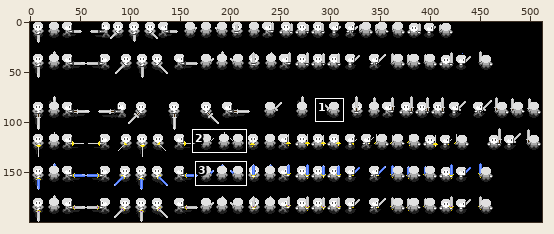
Edited in one commit: sprite sheet (res/VISUAL_DATA/PLAYER/PLAYER_MALE/player_male_swordsheet_noarmor.png). The picture above shows the old version from afar; the outline marks the close-up.
Close-up. Before the commit:
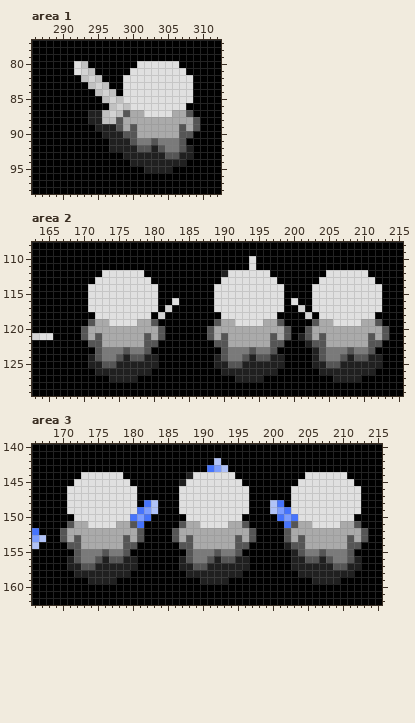
The file is 512x200 pixels. Colours within 5 levels of each other are drawn and written as one. Shown: area 1: x 286..312, y 77..98; area 2: x 163..215, y 108..129; area 3: x 166..215, y 140..162. The commit also changed other parts of the picture, which this record leaves out.
And afterwards:
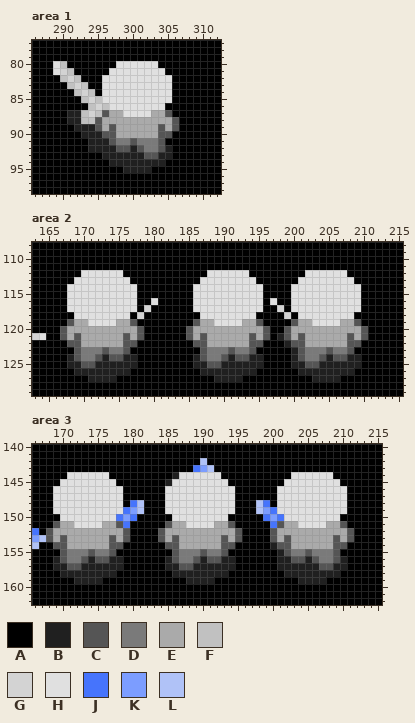
Palette (. is transparent): A #000000  B #202020  C #555555  D #7a7a7a  E #aaaaaa  F #c1c1c1  G #d3d3d3  H #e0e0e0  J #4674fc  K #7c9dff  L #b0c2f7
Diff:
Area 1:
y 80: x 289..290 AA -> HF; x 292..293 HF -> AA; x 298..300 AAA -> HHH; x 304..306 HHH -> AAA
y 81: x 289..294 AAAHGF -> HGFAAA; x 297..299 AAA -> HHH; x 305..307 HHH -> AAA
y 82: x 290..298 AAAFGFAAA -> FGFAAAHHH; x 306..308 HHH -> AAA
y 83: x 291..298 AAAFGFAA -> FGFAAHHH; x 306..308 HHH -> AAA
y 84: x 292..298 AAAFGFA -> FGFAHHH; x 306..308 HHH -> AAA
y 85: x 293..298 AAAFGF -> FGFHHH; x 306..308 HHH -> AAA
y 86: x 294..299 AAAFGF -> FGFHHH; x 305..307 HHH -> AAA
y 87: x 291..301 AAABBFGFCEE -> BBFGFCEEHHH; x 303..308 HHHEEC -> EECAAA
y 88: x 291..298 AAABBFFC -> BBFFCEEE; x 306..309 EEEC -> CAAA
y 89: x 292..298 AAABBBC -> BBBCECE; x 300 C -> E; x 304 E -> C; x 306..309 ECEC -> CAAA
y 90: x 293..300 AAABBBCC -> BBBCCEEE; x 304..308 EEECC -> CCAAA
y 91: x 294..299 AAABBB -> BBBCDD; x 303..307 CDDDC -> DCAAA
y 92: x 294..296 AAA -> BBB; x 298..299 BB -> CC; x 302..303 CB -> DD; x 305..308 DDCB -> BAAA
y 93: x 296..298 AAA -> BBB; x 302..303 BB -> CC; x 305..308 CCBB -> BAAA
y 94: x 297..299 AAA -> BBB; x 305..307 BBB -> AAA
y 95: x 299..301 AAA -> BBB; x 303..305 BBB -> AAA
Area 2:
y 110..111: x 194 H -> A
y 112: x 170..172 AAA -> HHH; x 176..178 HHH -> AAA; x 188..190 AAB -> HHH; x 194..196 HHH -> AAA; x 202..204 AAA -> HHH; x 208..210 HHH -> AAA
y 113: x 169..171 AAA -> HHH; x 177..179 HHH -> AAA; x 187..189 AAA -> HHH; x 195..197 HHH -> AAA; x 201..203 AAA -> HHH; x 209..211 HHH -> AAA
y 114..115: x 168..170 AAA -> HHH; x 178..180 HHH -> AAA; x 186..188 AAA -> HHH; x 196..198 HHH -> AAA; x 200..202 AAA -> HHH; x 210..212 HHH -> AAA
y 116: x 168..170 AAA -> HHH; x 178..179 HH -> AA; x 183 H -> A; x 186..188 AAA -> HHH; x 196 H -> A; x 198 H -> A; x 201..202 AA -> HH; x 210..212 HHH -> AAA
y 117: x 168..170 AAA -> HHH; x 178..180 HHH -> AGA; x 182 G -> A; x 186..188 AAA -> HHH; x 196..198 HHH -> AAG; x 200..202 AGA -> HHH; x 210..212 HHH -> AAA
y 118: x 169..171 AAA -> HHH; x 177..179 HHH -> AGA; x 181 G -> A; x 187..189 AAA -> HHH; x 195..197 HHH -> AAA; x 199 A -> G; x 201..203 AGA -> HHH; x 209..211 HHH -> AAA
y 119: x 168..173 AAACEE -> CEEHHH; x 175..180 HHHEEC -> EECAAA; x 186..191 AAACEE -> CEEHHH; x 193..198 HHHEEC -> EECAAA; x 200..205 AAACEE -> CEEHHH; x 207..212 HHHEEC -> EECAAA
y 120: x 167..170 AAAC -> CEEE; x 178..181 EEEC -> CAAA; x 185..188 AAAC -> CEEE; x 196..198 EEE -> CAA; x 200..202 AAC -> EEE; x 210..213 EEEC -> CAAA
y 121: x 165 H -> A; x 167..170 AAAC -> CECE; x 172 C -> E; x 176 E -> C; x 178..181 ECEC -> CAAA; x 185..188 AAAC -> CECE; x 190 C -> E; x 194 E -> C; x 196..198 ECE -> CAB; x 200..202 ABC -> ECE; x 204 C -> E; x 208 E -> C; x 210..213 ECEC -> CAAA
y 122: x 168..172 AAACC -> CCEEE; x 176..180 EEECC -> CCAAA; x 186..190 AAACC -> CCEEE; x 194..204 EEECCAAABCC -> CCAAABCCEEE; x 208..212 EEECC -> CCAAA
y 123: x 169..173 AAACD -> CDDDC; x 177..179 DDC -> AAA; x 187..191 AAACD -> CDDDC; x 195..197 DDC -> AAA; x 200..205 AAABCD -> BCDDDC; x 209..211 DDC -> AAA
y 124: x 168..171 AAAB -> BCDD; x 173..174 DD -> BC; x 177..180 CCBB -> BAAA; x 186..189 AAAB -> BCDD; x 191..192 DD -> BC; x 195..198 CCBB -> BAAA; x 200..203 AAAB -> BCDD; x 205..206 DD -> BC; x 209..212 CCBB -> BAAA
y 125: x 168..171 AAAB -> BBCC; x 173..174 CC -> BB; x 178..180 BBB -> AAA; x 186..189 AAAB -> BBCC; x 191..192 CC -> BB; x 196..198 BBB -> AAA; x 200..203 AAAB -> BBCC; x 205..206 CC -> BB; x 210..212 BBB -> AAA
y 126: x 169..171 AAA -> BBB; x 177..179 BBB -> AAA; x 187..189 AAA -> BBB; x 195..197 BBB -> AAA; x 201..203 AAA -> BBB; x 209..211 BBB -> AAA
y 127: x 171..173 AAA -> BBB; x 175..177 BBB -> AAA; x 189..191 AAA -> BBB; x 193..195 BBB -> AAA; x 203..205 AAA -> BBB; x 207..209 BBB -> AAA
Area 3:
y 142: x 190 A -> L; x 192 L -> A
y 143: x 189..193 AAJKL -> JKLAA
y 144: x 171..172 AA -> HH; x 177..178 HH -> AA; x 186..188 AAB -> BHH; x 193..194 HH -> AA; x 203..204 AA -> HH; x 209..210 HH -> AA
y 145: x 170..171 AA -> HH; x 178..179 HH -> AA; x 185..187 AAB -> BHH; x 194..195 HH -> AA; x 202..203 AA -> HH; x 210..211 HH -> AA
y 146..147: x 169..170 AA -> HH; x 179..180 HH -> AA; x 185..186 AA -> HH; x 195..196 HH -> AA; x 201..202 AA -> HH; x 211..212 HH -> AA
y 148: x 169..170 AA -> HH; x 179..183 HHAJL -> AJLAA; x 185..186 AA -> HH; x 195..196 HH -> AA; x 198..202 AALJA -> LJAHH; x 211..212 HH -> AA
y 149: x 169..170 AA -> HH; x 179..183 HHJKL -> JKLAA; x 185..186 AA -> HH; x 195..196 HH -> AA; x 198..202 AALKJ -> LKJHH; x 211..212 HH -> AA
y 150: x 170..171 AA -> HH; x 178..179 HH -> JK; x 181..182 KJ -> AA; x 186..187 AA -> HH; x 194..195 HH -> AA; x 199..200 AA -> JK; x 202..203 KJ -> HH; x 210..211 HH -> AA
y 151: x 169..173 AACEE -> CEEHH; x 176..181 HHEECJ -> EECJAA; x 185..189 AACEE -> CEEHH; x 192..196 HHEEC -> EECAA; x 200..205 AAJCEE -> JCEEHH; x 208..212 HHEEC -> EECAA
y 152: x 168..170 AAC -> CEE; x 179..181 EEC -> CAA; x 184..186 AAC -> CEE; x 195..197 EEC -> CAA; x 200..202 AAC -> CEE; x 211..213 EEC -> CAA
y 153: x 168..169 AA -> CE; x 172 C -> E; x 177 E -> C; x 180..181 EC -> AA; x 184..185 AA -> CE; x 188 C -> E; x 193 E -> C; x 196..197 EC -> AA; x 200..201 AA -> CE; x 204 C -> E; x 209 E -> C; x 212..213 EC -> AA
y 154: x 169..172 AACC -> CCEE; x 177..180 EECC -> CCAA; x 185..188 AACC -> CCEE; x 193..196 EECC -> CCAA; x 200..204 AABCC -> BCCEE; x 209..212 EECC -> CCAA
y 155: x 170..172 AAC -> CDD; x 174 D -> C; x 176..179 CDDC -> DCAA; x 186..188 AAC -> CDD; x 190 D -> C; x 192..195 CDDC -> DCAA; x 201..205 AABCD -> BCDDC; x 207 C -> D; x 209..211 DDC -> CAA
y 156: x 169..174 AABCDD -> BCDDCB; x 176..180 BCCBB -> CBBAA; x 185..190 AABCDD -> BCDDCB; x 192..196 BCCBB -> CBBAA; x 201..205 AABBC -> BBCCB; x 207..212 BCDDCB -> DDCBAA
y 157: x 169..174 AABBCC -> BBCCBB; x 179..180 BB -> AA; x 185..190 AABBCC -> BBCCBB; x 195..196 BB -> AA; x 201..202 AA -> BB; x 207..212 BBCCBB -> CCBBAA
y 158: x 170..171 AA -> BB; x 178..179 BB -> AA; x 186..187 AA -> BB; x 194..195 BB -> AA; x 202..203 AA -> BB; x 210..211 BB -> AA
y 159: x 172..173 AA -> BB; x 176..177 BB -> AA; x 188..189 AA -> BB; x 192..193 BB -> AA; x 204..205 AA -> BB; x 208..209 BB -> AA
